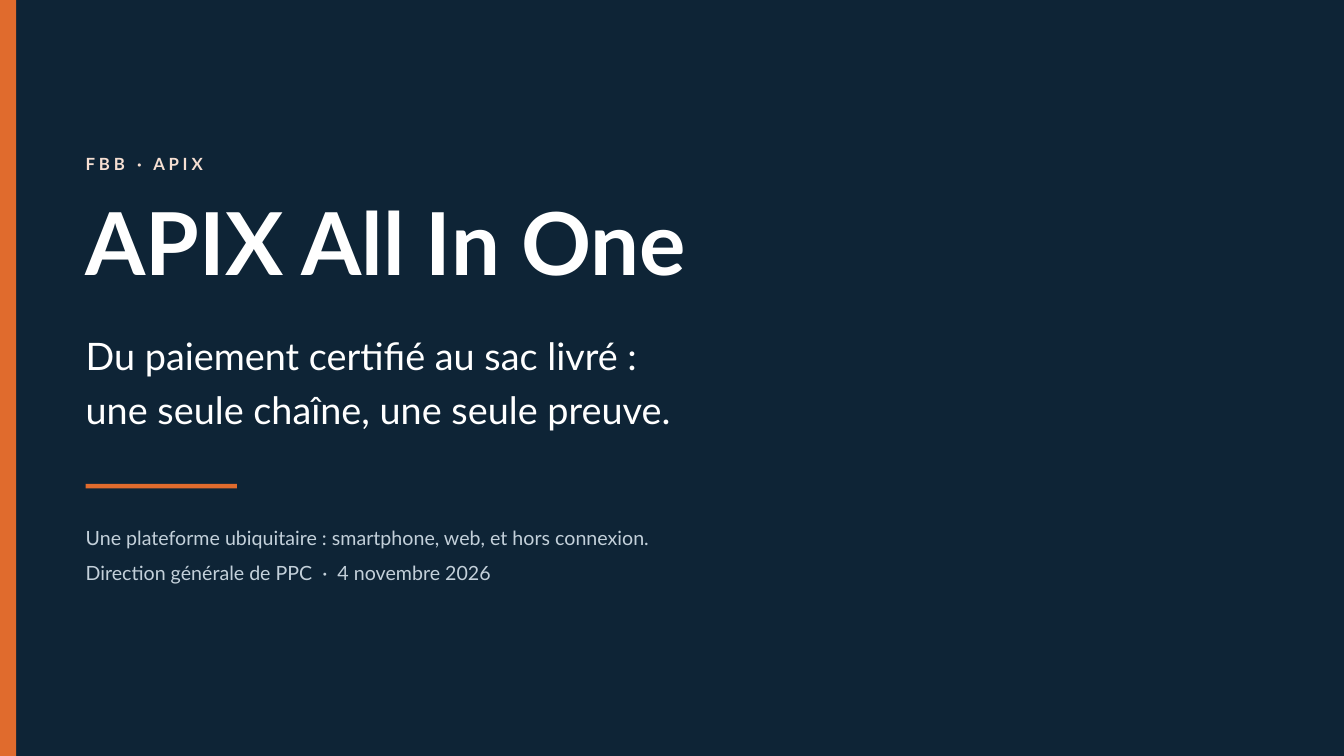
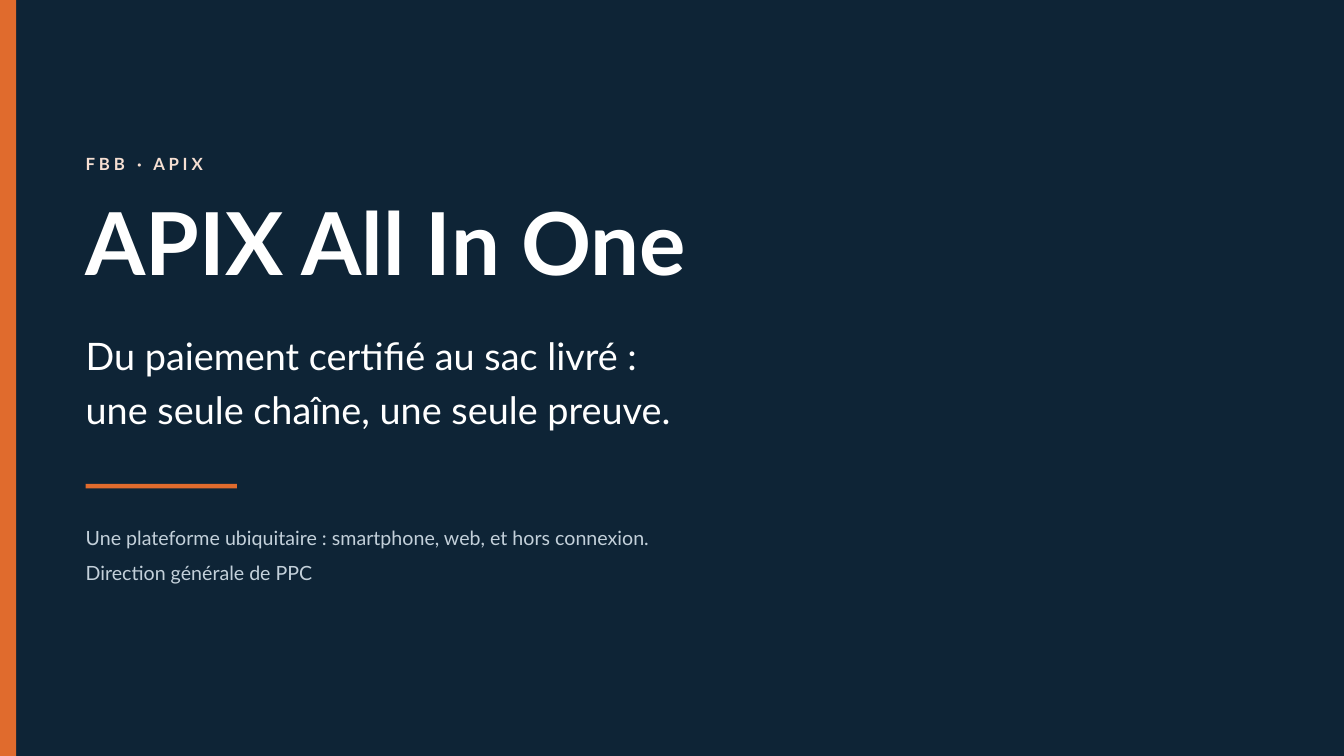
Before and after one commit to dilevembamu12/fbb-ppc-apix, a slide deck: slide 1 of dist/pptx/APIX-All-In-One-12-slides-PPC.pptx. Drawn at 1344x756 pixels with LibreOffice and Linux fonts; fonts in the diff are those of the drawing; background and template pictures are left out. Boxes give left, top, right and bottom in pixels: in the first picture for what was removed or moved away, otherwise in the second. Text is boxed around its words. In the diff, an @@ line names an element or a change of style, - is before the commit and + after.

```diff
--- a/dist/pptx/APIX-All-In-One-12-slides-PPC.pptx
+++ b/dist/pptx/APIX-All-In-One-12-slides-PPC.pptx
@@ text at (86, 565, 313, 584): text changed @@
-Direction générale de PPC · 4 novembre 2026
+Direction générale de PPC
```
Also in this commit, not shown: 13 other slides changed, 29 other files.
